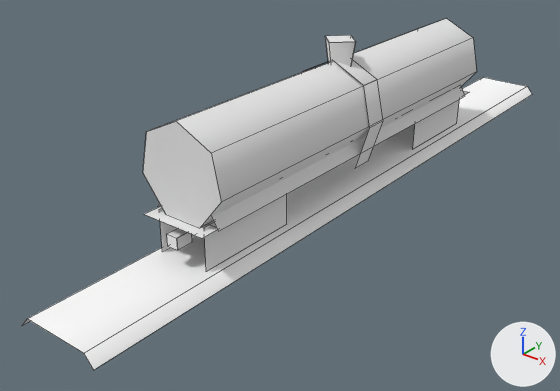
Renders of the Blender file resources/3d/rollingstock/tanker/usa/tanker_usa.blend from each side of a commit.
Before and after are seen from a camera (50 mm lens) standing at (13.3, -19.6, 10.9) and looking at (-1.2, -1.5, -0.3). Lighting does not change. The marker at lower right points along +X, +Y and +Z. Mesh edges are drawn as thin lines.
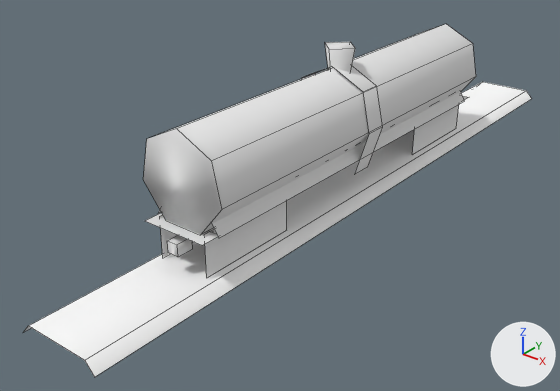
Location of each change, (x1, y1, x2, y2) in pixels of the pictures (560 x 391 px; the box of a moved part takes in the faces that stretch with it):
'Cube.004', reshaped, moved: before (143, 19, 477, 272); after (143, 24, 476, 278)
'Plane.000', moved: before (23, 77, 532, 370); after (24, 82, 531, 377)
part 1 of me_cube_007, deleted: before (167, 234, 178, 250)
part 2 of me_cube_007, moved or reshaped: before (143, 21, 439, 250); after (143, 24, 445, 257)

Edits to the bpy script that builds the scene:
```text
Change me_cube_007:
    used by ob_cube_004; location = (0.0, -5.39, 0.85); scale = (1.53, 7.11, 1.53)
    remove me_cube_007.from_pydata(...)  # 118 vertices, 35 faces; spans x -0.96..0.96, y -0.29..1.81, z -0.43..2.61
    add me_cube_007.from_pydata(...)  # 81 vertices, 35 faces; spans x -0.96..0.96, y -0.29..1.81, z -0.43..2.61
    me_cube_007 part 1: the loose piece of 4 vertices spanning x -0.12..0.12, y -0.29, z -0.05..0.19 is deleted
    me_cube_007 part 2
    25 vertices are removed from x -0.93..0.93, y -0.29..1.81, z 0.19..2.61
    12 faces are deleted
    16 new faces join them, smooth
Change ob_cube_004:
    ob_cube_004.location: (0.0, -5.39, 0.85) -> (0.0, -5.39, 0.64)
Change ob_plane_000:
    ob_plane_000.location: (0.0, 1.05, 0.0) -> (0.0, 1.05, -0.2)
```
